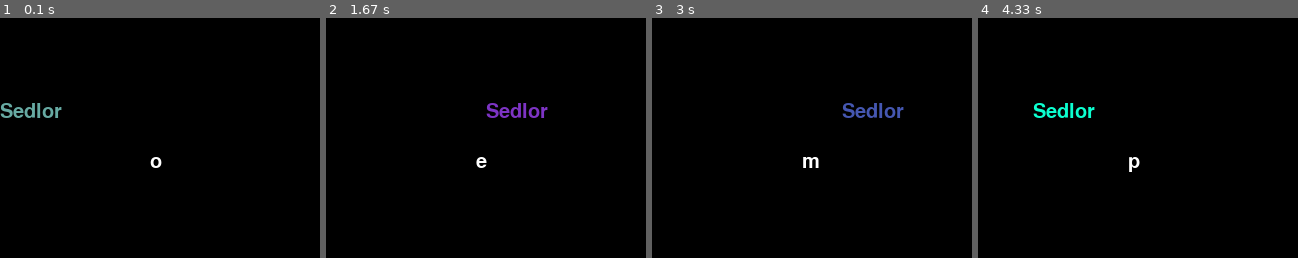
Above: before the commit, frames 1-4 (left to right).
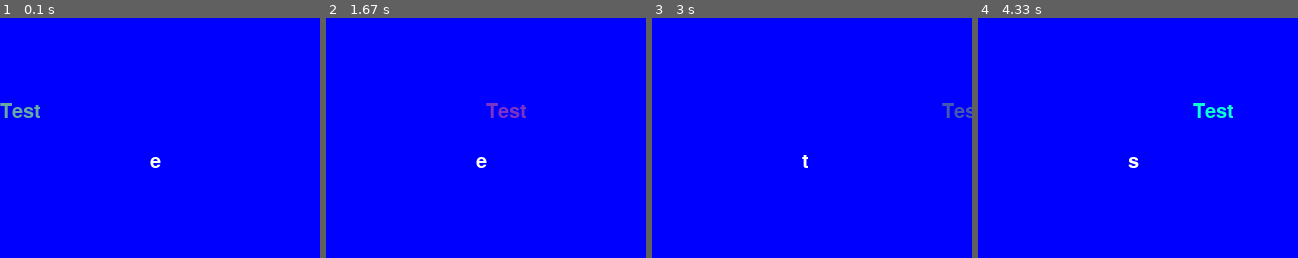
Above: after the commit, the same moments.

Repository: JiriTibor/pygame_demo
Game: pygame game, started from program.py
The game is run twice, just before and just after one commit, with the same random seed, the same clock (stepped at 60 frames per second) and the same inputs.
Inputs:
- Up to frame 1 (0.1 s): no input
- Up to frame 2 (1.67 s): no input
- Up to frame 3 (3 s): no input
- Up to frame 4 (4.33 s): no input

The runs differ from the first frame. In frame 1, 100% of the frame differs, in the area x 0-100%, y 0-100%; in frame 2, 100%; in frame 3, 100%; in frame 4, 100%.

Commit message:
Cleaned some code

Diff:
--- a/program.py
+++ b/program.py
@@ -3,12 +3,13 @@
 import time
 import random
 
-#Initialization of variables
+#Initialization of global variables
 size = width, height = 320,240
-black = 0, 0, 0
+blue = 0, 0, 255
 white = 255, 255, 255
 y = 100
 z = 0
+word = "Test"
 
 #Initialization
 screen = pygame.display.set_mode(size)
@@ -23,16 +24,23 @@
     text_colour = random_colour()
 
     #Screen fils black, then font is rendered on screen
-    screen.fill(black)
     pygame.freetype.font.render_to(screen, dest, lines, text_colour)
+    pygame.display.update()
 
 #Prints character one by one
 def character_render(z):
-    word = "LoremIpsum"
     text = word[z]
     dest = (150,150)
+
     pygame.freetype.font.render_to(screen, dest, text, white)
     pygame.display.update()
+
+def render(word,x,y,z):
+    screen.fill(blue)
+    #Function call to render moving word
+    word_render(word,x,y)
+    #Function call to render single character
+    z = character_render(z)
 
 #Changes the colour of text randomly
 def random_colour():
@@ -44,21 +52,16 @@
     for event in pygame.event.get():
         if event.type == pygame.QUIT: sys.exit()
 
-    screen.fill(black)
+    for x in range(0,width,5):
+        z += 1
+        if (z > len(word)-1):
+            z = 0
+        render(word,x,y,z)
 
-    #function call for rendering text at x
-    for x in range(0,240,5):
-        word_render("Sedlor",x,y)
+    for x in range(width,0,-5):
         z += 1
-        if (z > 9):
+        if (z > len(word)-1):
             z = 0
-        character_render(z)
-
-    for x in range(240,0,-5):
-        word_render("Sedlor",x,y)
-        z += 1
-        if (z > 9):
-            z = 0
-        character_render(z)
+        render(word,x,y,z)
 
     pygame.display.flip()
